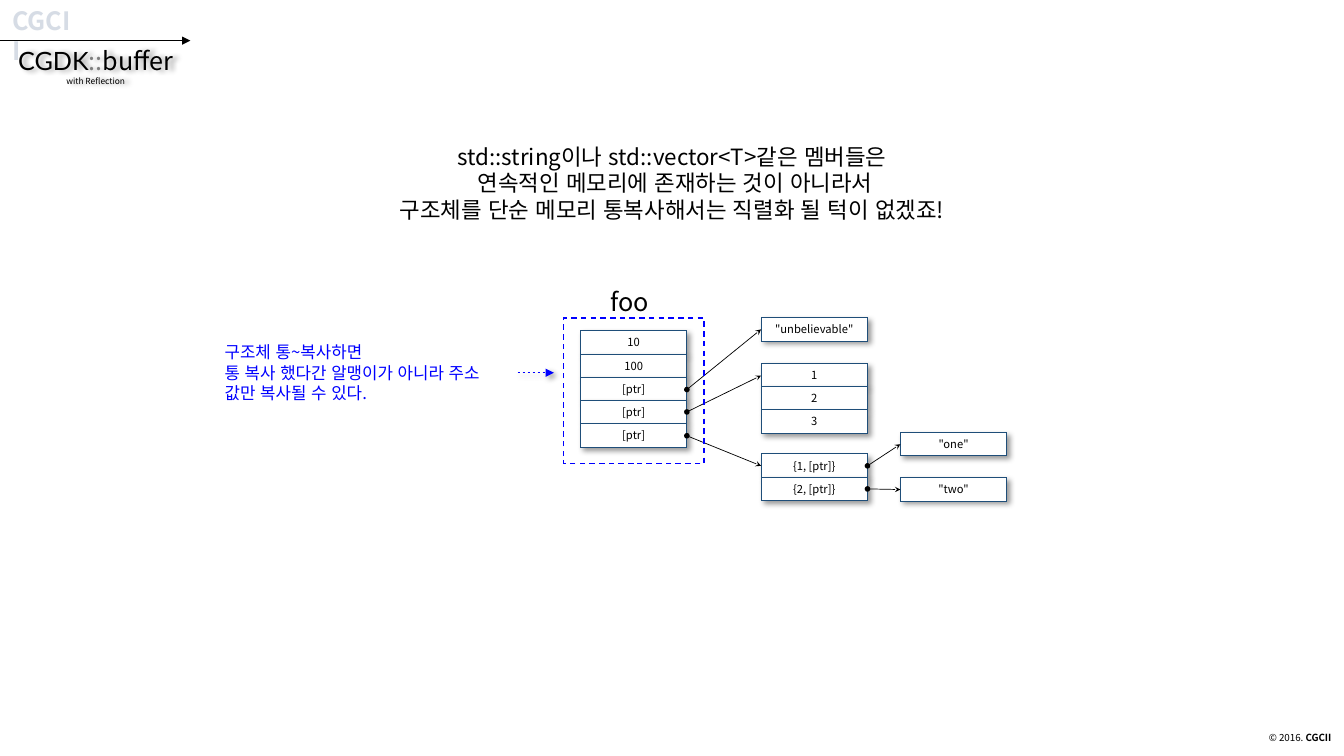
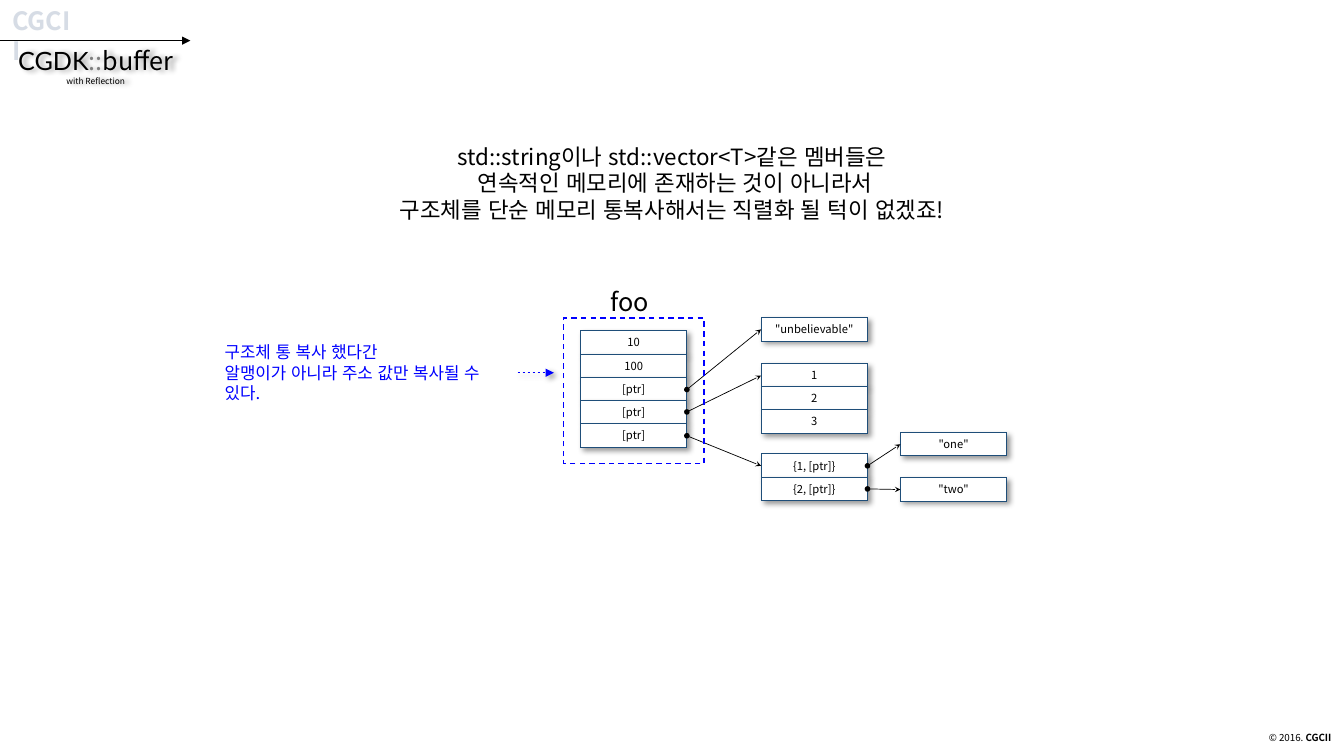
Before and after one commit to CGLabs/CGDK.buffer, a slide deck: slide 26 of C++/document/intruduce_CGDK.buffer.pptx. Drawn at 1344x756 pixels with LibreOffice and Linux fonts; fonts in the diff are those of the drawing. Boxes give left, top, right and bottom in pixels: in the first picture for what was removed or moved away, otherwise in the second. Text is boxed around its words. In the diff, an @@ line names an element or a change of style, - is before the commit and + after.

```diff
--- a/C++/document/intruduce_CGDK.buffer.pptx
+++ b/C++/document/intruduce_CGDK.buffer.pptx
@@ text at [225,344,479,401]: text changed @@
-구조체 통~복사하면
-통 복사 했다간 알맹이가 아니라 주소 값만 복사될 수 있다.
+구조체 통 복사 했다간
+알맹이가 아니라 주소 값만 복사될 수 있다.
```
Also in this commit, not shown: 17 other slides changed, 1 other file.
